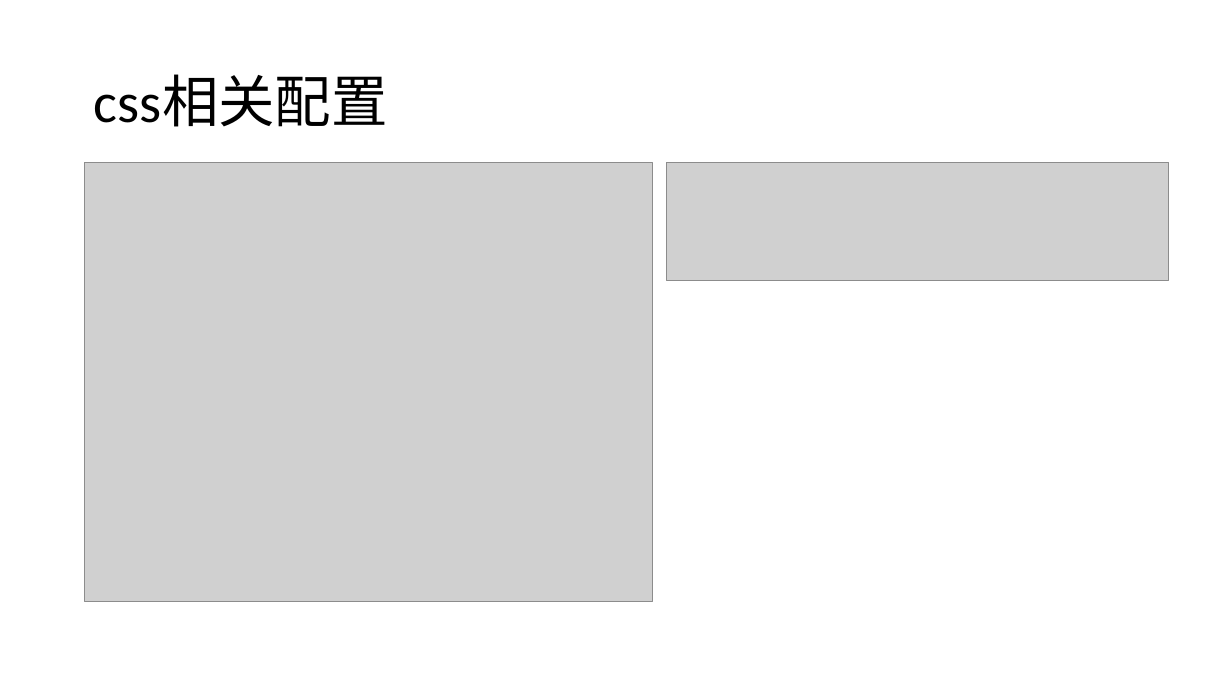
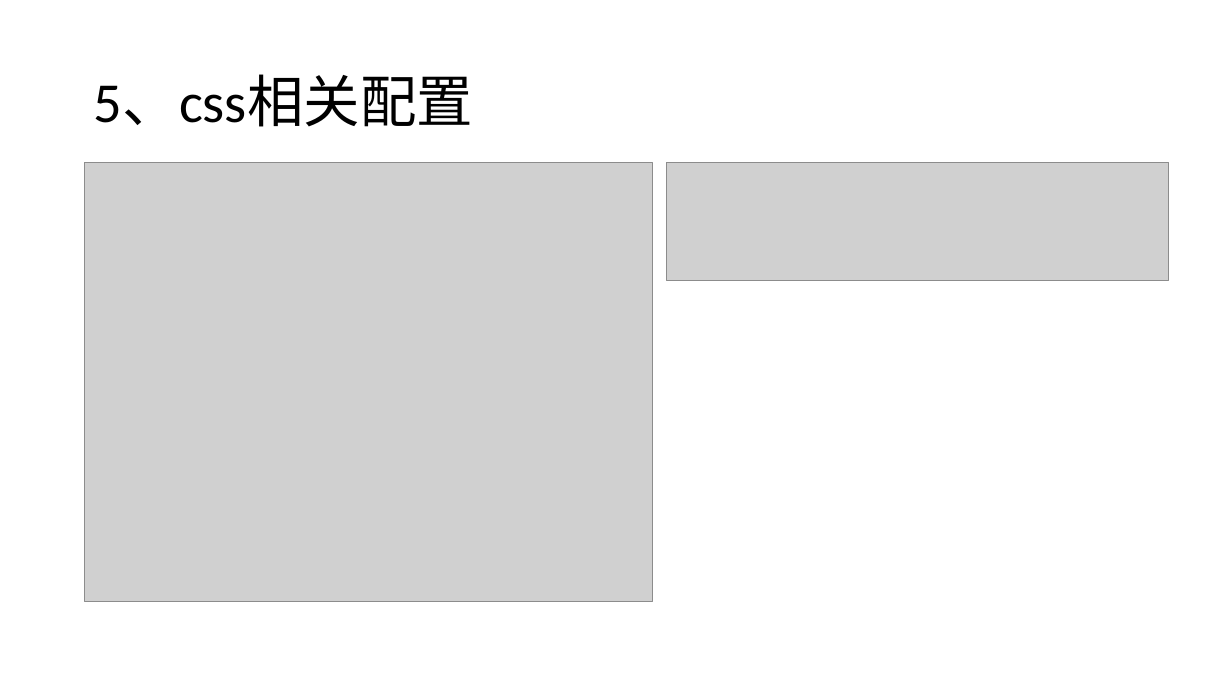
Before and after one commit to liwenxin-jam/vuecli3-starter, a slide deck: slide 10 of doc/vue-cli3.pptx. Drawn at 1232x693 pixels with LibreOffice and Linux fonts; fonts in the diff are those of the drawing; grey boxes stand for pictures. Boxes give left, top, right and bottom in pixels: in the first picture for what was removed or moved away, otherwise in the second. Text is boxed around its words. In the diff, an @@ line names an element or a change of style, - is before the commit and + after.

```diff
--- a/doc/vue-cli3.pptx
+++ b/doc/vue-cli3.pptx
@@ title at (94, 74, 473, 127): text changed @@
-css相关配置
+5、css相关配置
```
Also in this commit, not shown: 13 other slides changed, 3 slides added, 6 other files.
